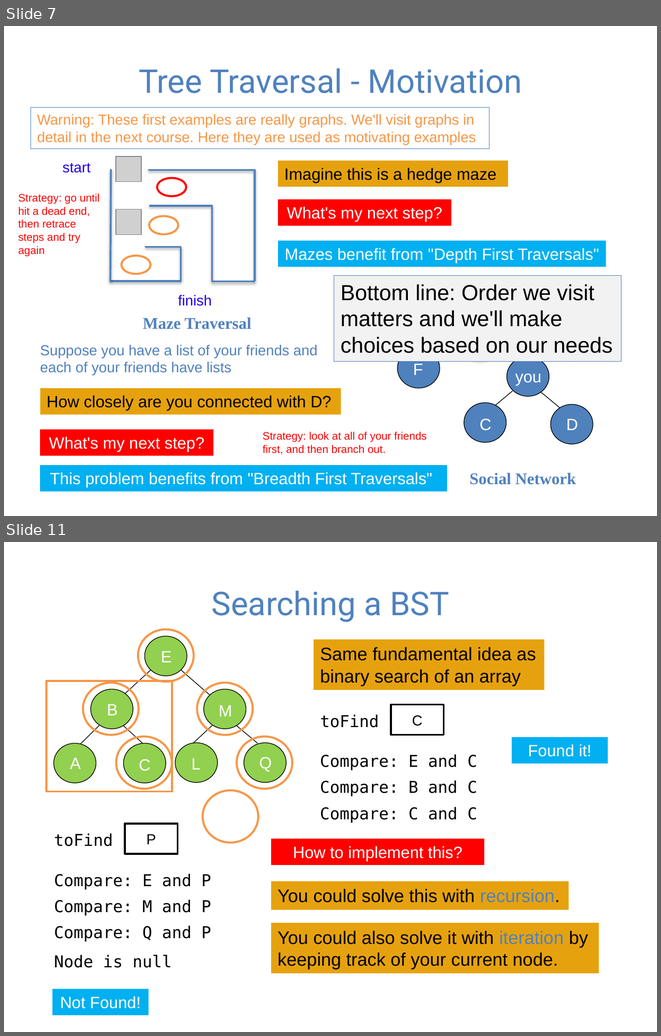
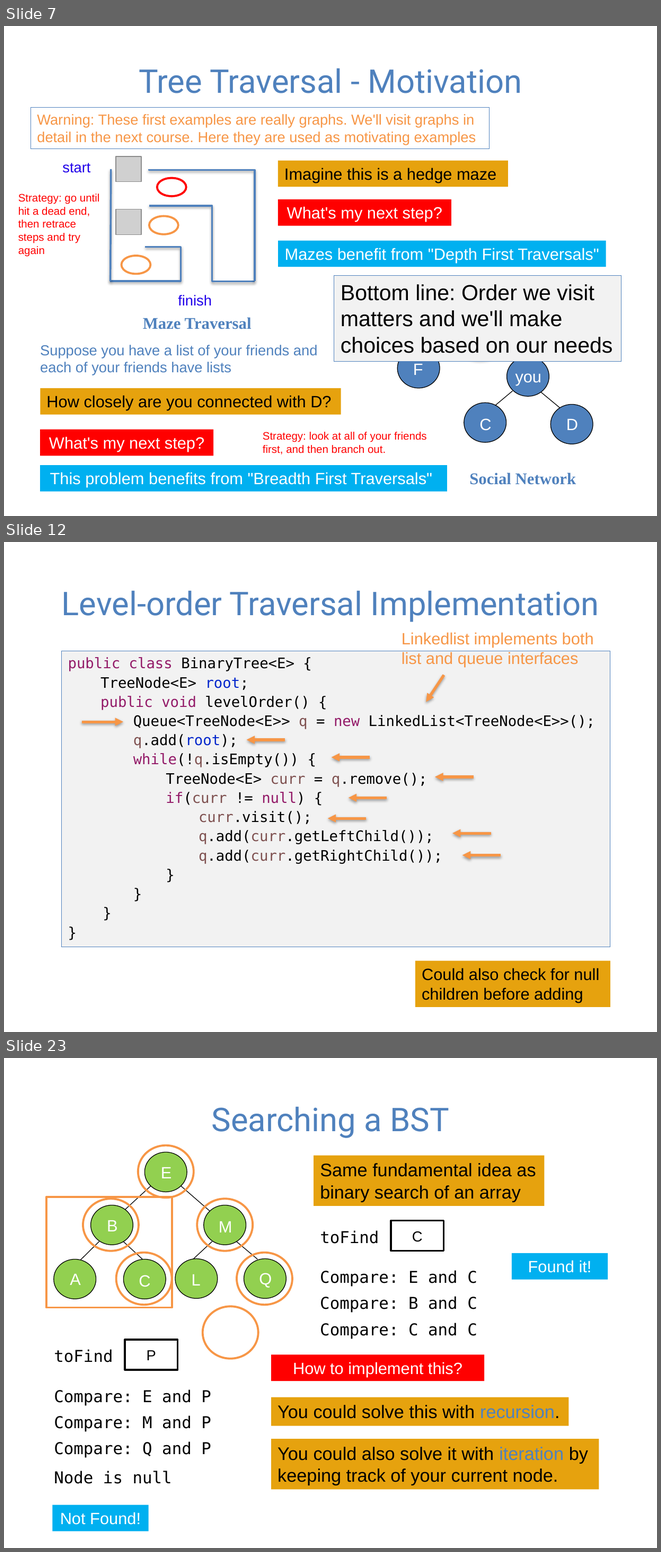
Before and after one commit to guhofstra/CSC111Fa25, a slide deck: PPTs/Lecture 8-binary search tree and trie.pptx. Shown one above the other, each under a label of ours: slides 7 and 11 before the commit, slides 7, 12 and 23 after it; the slides between them are not shown. The pictures are 661x1036 and 661x1552 pixels, drawn with LibreOffice and Linux fonts; fonts in the diff are those of the drawing; grey boxes stand for pictures. Boxes give left, top, right and bottom in pixels: in the first picture for what was removed or moved away, otherwise in the second. Text is boxed around its words. In the diff, an @@ line names an element or a change of style, - is before the commit and + after.

```diff
--- a/PPTs/Lecture 8-binary search tree and trie.pptx
+++ b/PPTs/Lecture 8-binary search tree and trie.pptx
@@ slide 12 added at (x1=4, y1=542, x2=657, y2=1032), background #FFFFFF @@
@@ title added at (x1=62, y1=591, x2=599, y2=622), 36 pt, text #4F81BD @@
+Level-order Traversal Implementation
@@ text added at (x1=402, y1=632, x2=594, y2=667), 18 pt, text #F79646 @@
+Linkedlist implements both list and queue interfaces
@@ rectangle added at (x1=61, y1=651, x2=610, y2=947), fill #F2F2F2, outline #4F81BD 0.75 pt, 16 pt, text #000000 @@
+public class BinaryTree<E> {
+TreeNode<E> root;
+public void levelOrder() {
+Queue<TreeNode<E>> q = new LinkedList<TreeNode<E>>();
+q.add(root);
+while(!q.isEmpty()) {
+TreeNode<E> curr = q.remove();
+if(curr != null) {
+curr.visit();
+q.add(curr.getLeftChild());
+q.add(curr.getRightChild());
+}
+}
+}
+}
@@ arrow added from (444, 675) to (426, 702), #F79646 3 pt @@
@@ arrow added from (82, 722) to (123, 722), #F79646 3 pt @@
@@ arrow added from (285, 740) to (247, 740), #F79646 3 pt @@
@@ arrow added from (370, 758) to (331, 758), #F79646 3 pt @@
@@ arrow added from (474, 777) to (435, 777), #F79646 3 pt @@
@@ arrow added from (387, 797) to (348, 797), #F79646 3 pt @@
@@ arrow added from (367, 818) to (328, 818), #F79646 3 pt @@
@@ arrow added from (491, 833) to (452, 833), #F79646 3 pt @@
@@ arrow added from (501, 855) to (462, 855), #F79646 3 pt @@
@@ rectangle added at (x1=415, y1=961, x2=611, y2=1007), fill #E6A20E, 18 pt, text #000000 @@
+Could also check for null children before adding
@@ what was slide 11 is now slide 23 @@
```
Also in this commit, not shown: 8 slides changed, 12 other slides added, 6 other files.
